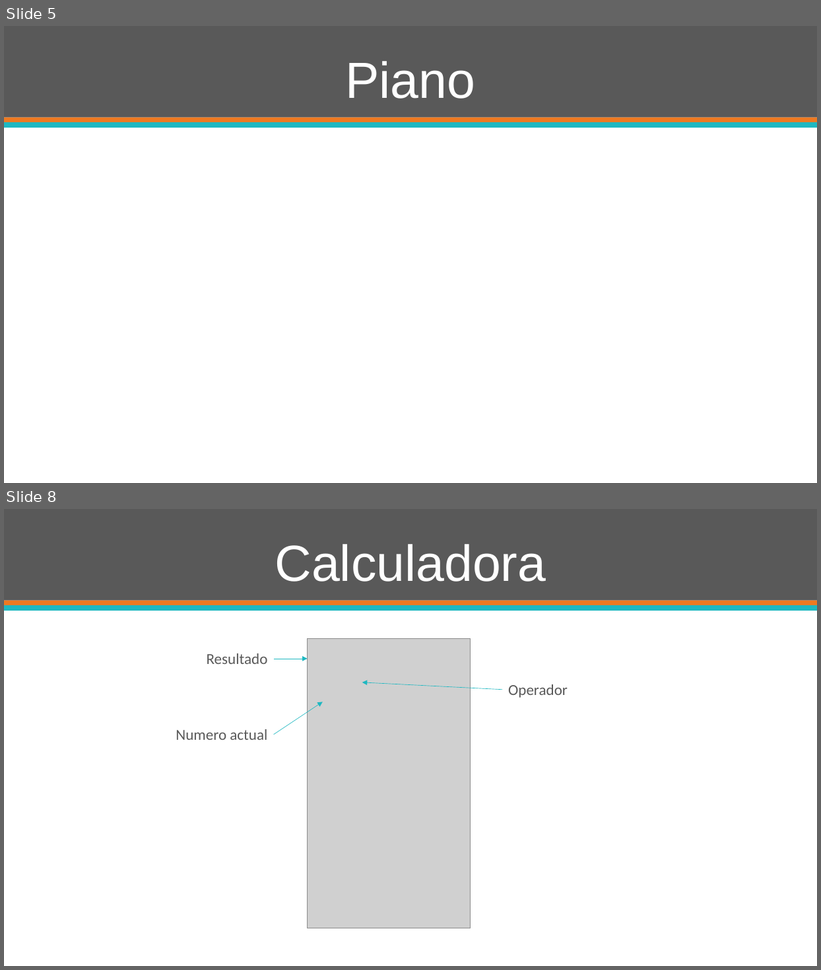
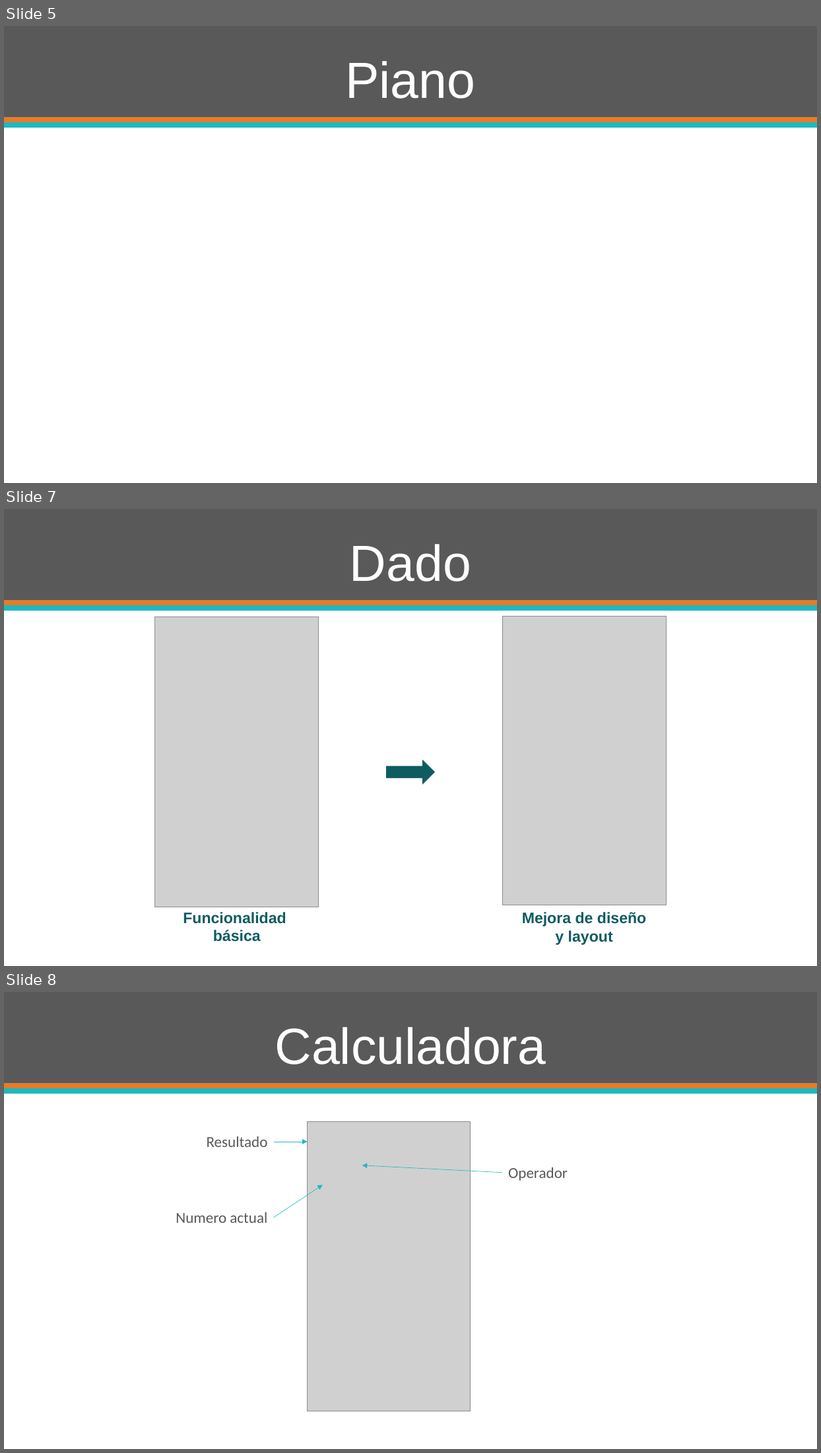
Before and after one commit to HecGL/Android, a slide deck: Never Bored.pptx. Shown one above the other, each under a label of ours: slides 5 and 8 before the commit, slides 5, 7 and 8 after it; the slides between them are not shown. The pictures are 821x970 and 821x1453 pixels, drawn with LibreOffice and Linux fonts; fonts in the diff are those of the drawing; grey boxes stand for pictures. Boxes give left, top, right and bottom in pixels: in the first picture for what was removed or moved away, otherwise in the second. Text is boxed around its words. In the diff, an @@ line names an element or a change of style, - is before the commit and + after.

Commit message:
pptx + dado y 3 en raya

```diff
--- a/Never Bored.pptx
+++ b/Never Bored.pptx
@@ slide 7 added at box(4, 509, 817, 966), background #FFFFFF; not listed: 3 template elements that a slide beside it also shows @@
@@ title added at box(350, 544, 471, 582), 60 pt, text #FFFFFF @@
+Dado
@@ picture added at box(155, 617, 319, 908) @@
@@ picture added at box(502, 616, 666, 906) @@
@@ right arrow added at box(387, 761, 435, 784), fill #0F5C60, outline #0F5C60 1 pt @@
@@ text added at box(183, 912, 286, 942), 18 pt, text #0F5C60, bold @@
+Funcionalidad
+básica
@@ text added at box(522, 912, 646, 945), 18 pt, text #0F5C60, bold @@
+Mejora de diseño y layout
```
Also in this commit, not shown: 1 slide changed, 1 slide removed.
